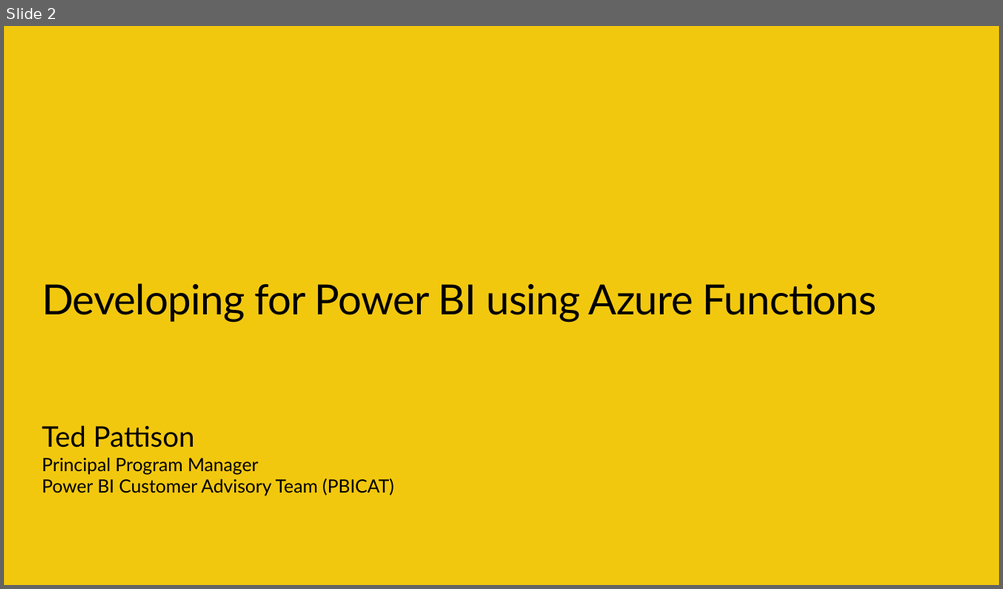
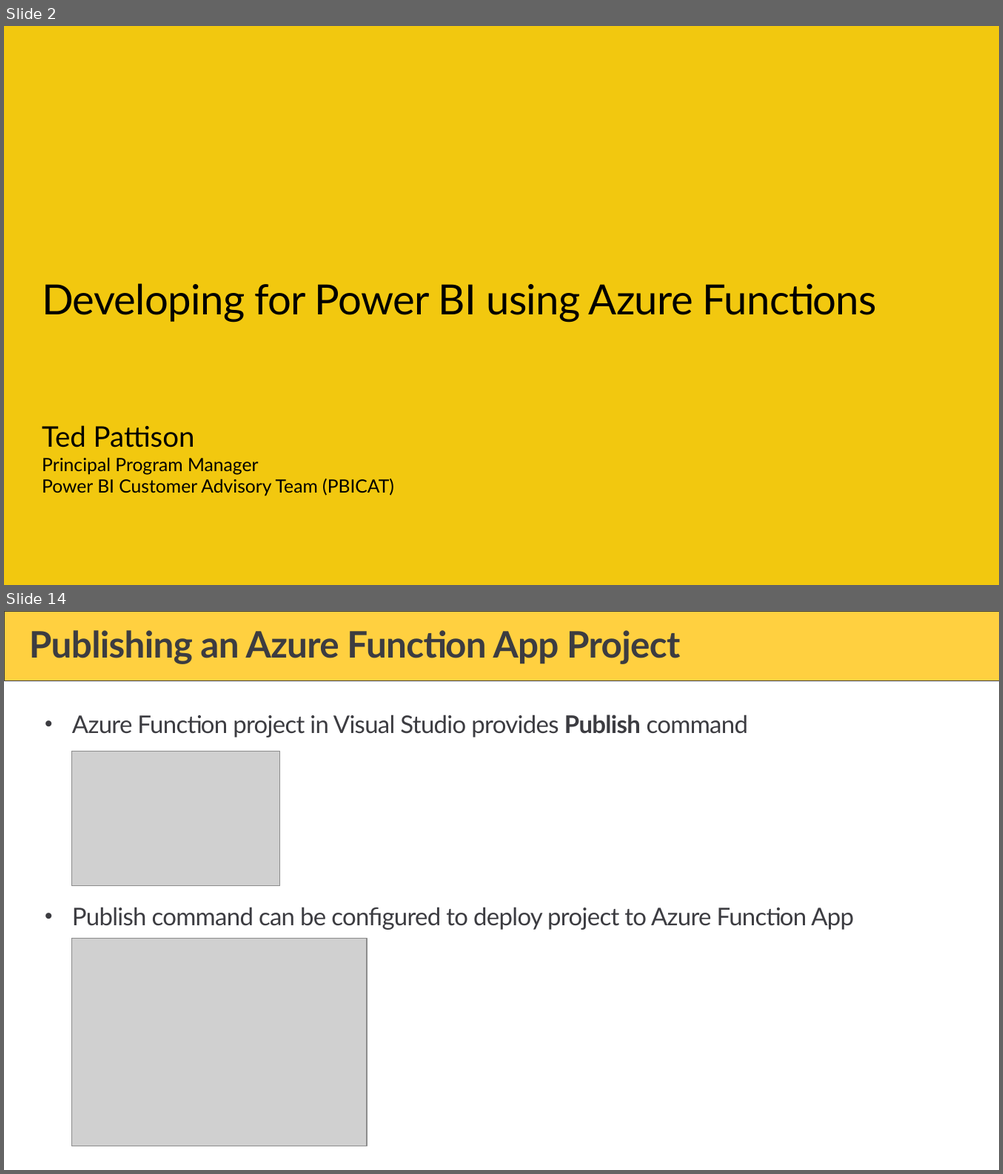
Before and after one commit to PowerBiDevCamp/Camp-Sessions, a slide deck: Session 23 - Developing for Power BI using Azure Functions.pptx. Shown one above the other, each under a label of ours: slide 2 before the commit, slides 2 and 14 after it; the slides between them are not shown. The pictures are 1003x589 and 1003x1174 pixels, drawn with LibreOffice and Linux fonts; fonts in the diff are those of the drawing; grey boxes stand for pictures; background and template pictures are left out. Boxes give left, top, right and bottom in pixels: in the first picture for what was removed or moved away, otherwise in the second. Text is boxed around its words. In the diff, an @@ line names an element or a change of style, - is before the commit and + after.

```diff
--- a/Session 23 - Developing for Power BI using Azure Functions.pptx
+++ b/Session 23 - Developing for Power BI using Azure Functions.pptx
@@ slide 14 added at (4,611,999,1170), background #FFFFFF @@
@@ rectangle added at (4,611,999,681), fill #FFD040, outline #3C3C41 0.5 pt @@
@@ title added at (29,630,680,664), 36 pt, text #3C3C41, bold @@
+Publishing an Azure Function App Project
@@ text added at (72,715,854,930), 24 pt, text #3C3C41 @@
+• Azure Function project in Visual Studio provides Publish command
+• Publish command can be configured to deploy project to Azure Function App
@@ picture added at (71,752,280,887) @@
@@ picture added at (71,939,366,1146) @@
```
Also in this commit, not shown: 3 slides changed, 40 other slides added, 4 slides removed, 2 other files.
